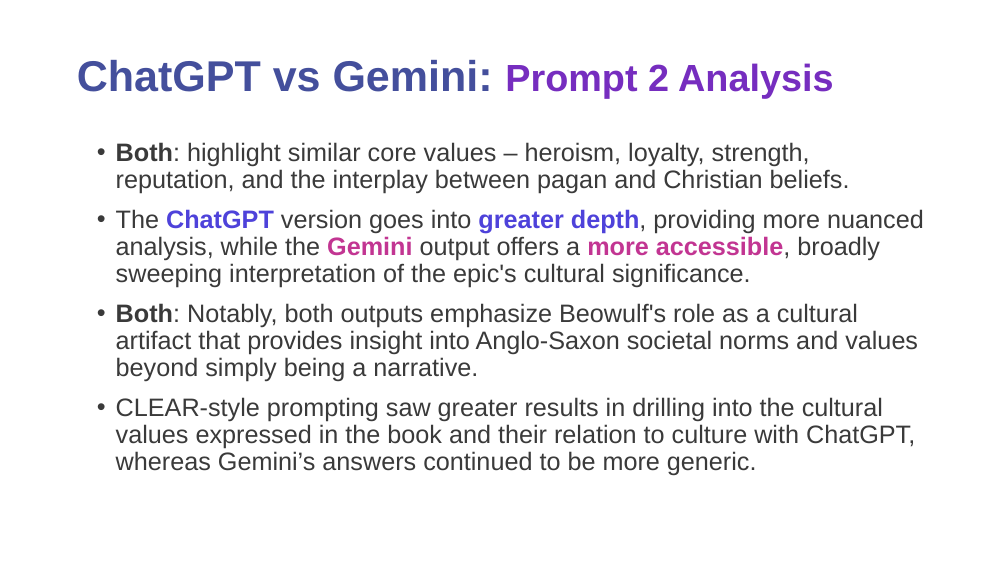
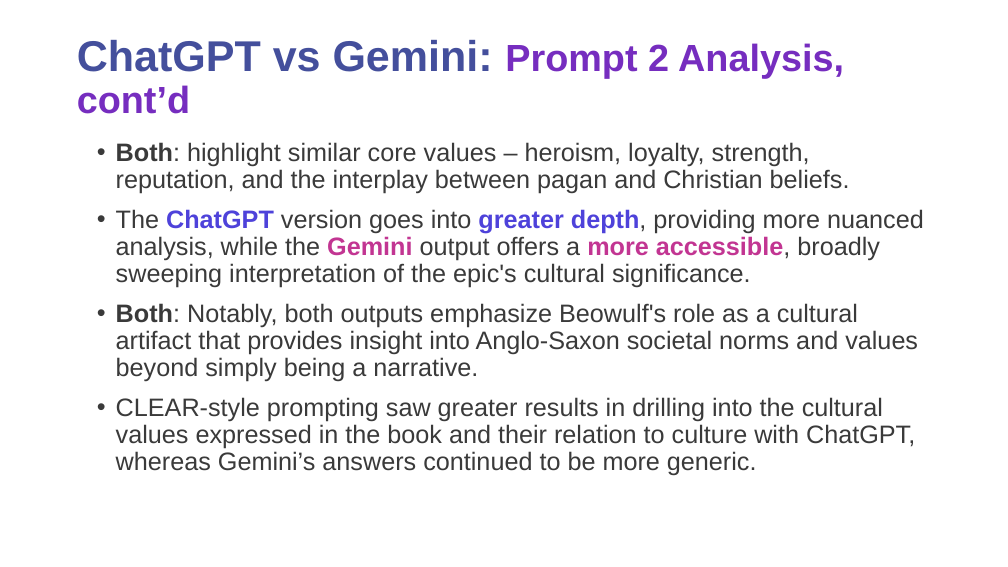
Before and after one commit to CSCI-1100/class_resources_public, a slide deck: slide 27 of downloads/digital_citizenship_audit_example.pptx. Drawn at 1008x567 pixels with LibreOffice and Linux fonts; fonts in the diff are those of the drawing; background and template pictures are left out. Boxes give left, top, right and bottom in pixels: in the first picture for what was removed or moved away, otherwise in the second. Text is boxed around its words. In the diff, an @@ line names an element or a change of style, - is before the commit and + after.

```diff
--- a/downloads/digital_citizenship_audit_example.pptx
+++ b/downloads/digital_citizenship_audit_example.pptx
@@ title at (77, 40, 844, 114): text changed; size 41 to 36 pt; text colour #444F9C to #762DBF @@
-ChatGPT vs Gemini: Prompt 2 Analysis
+ChatGPT vs Gemini: Prompt 2 Analysis, cont’d
```
Also in this commit, not shown: 12 other slides changed, 1 slide added, 2 other files.
